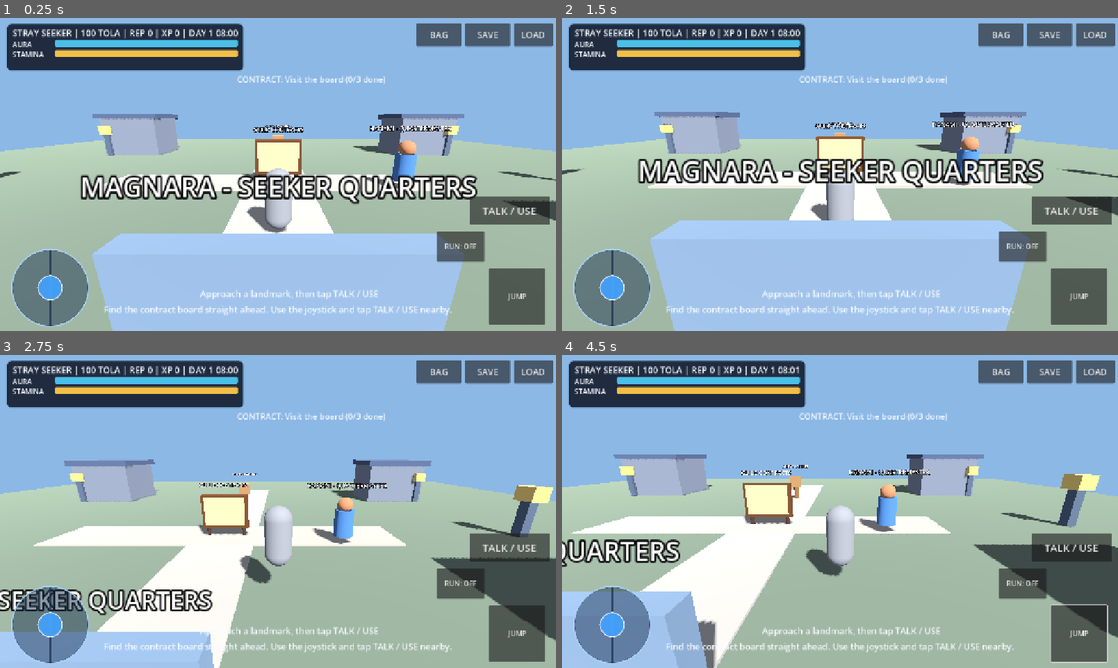
Above: before the commit, frames 1-4 (two rows, left to right).
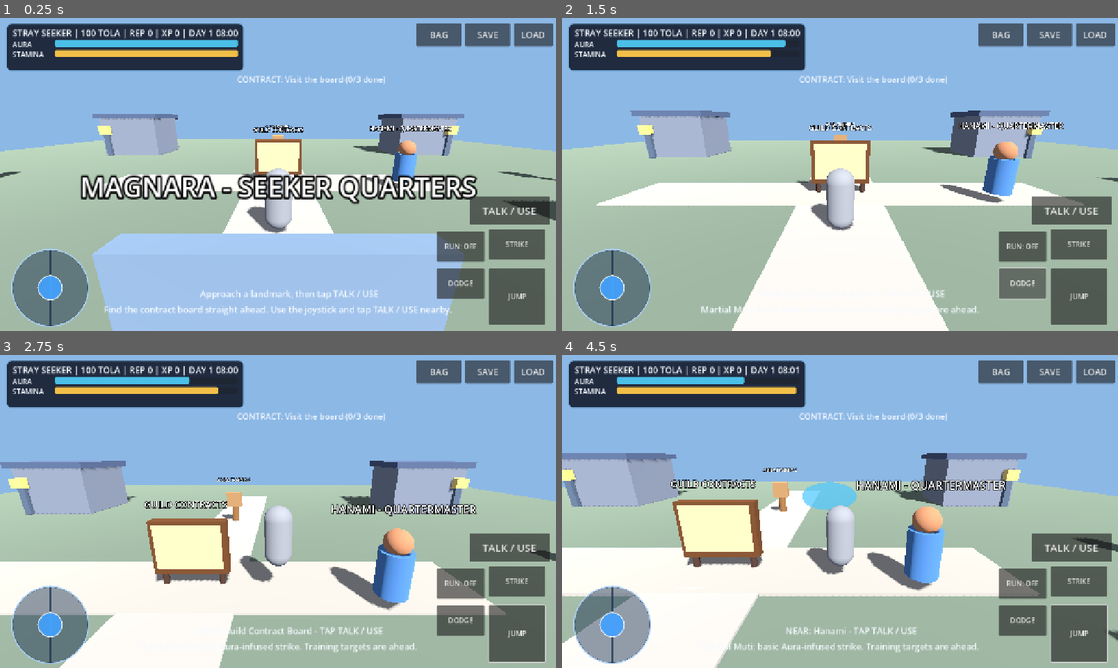
Above: after the commit, the same moments.

Repository: Hazeues12/Seeker-s-Codex-Game
Game: Godot game, scene res://scenes/main.tscn
Same seed, same stepped clock (60 frames per second), same inputs: the game is played once before the commit and once after it.
Inputs (mouse positions are in pixels of both pictures, inside the frame that each line leads up to):
- Up to frame 1 (0.25 s): no input
- Up to frame 2 (1.5 s): click (1079, 243) at 0.5 s, where only the run after the commit has a clickable "STRIKE"; click (1023, 284) at 1.25 s, where only the run after the commit has a clickable "DODGE"
- Up to frame 3 (2.75 s): tap Enter (ui_accept) at 2, 2.27 s; move the mouse to (400, 495) at 2.02 s; hold Right (ui_right) from 2.03 s (still down); hold F from 2.03 s (still down); click (400, 495) at 2.17 s; tap Q at 2.3 s
- Up to frame 4 (4.5 s): release Right (ui_right) at 2.75 s; release F at 2.75 s; drag from (728, 527) to (812, 574) at 2.77 s; click "JUMP" at 3.5 s; move the mouse to (895, 442) at 4.27 s; hold Right (ui_right) from 4.28 s (still down); hold F from 4.28 s (still down)

The runs differ from the first frame. In frame 1, 1.8% of the frame differs, in the area x 78-98%, y 67-90%; in frame 2, 37%, in the area x 0-100%, y 6-100%; in frame 3, 34%; in frame 4, 35%.

Commit message:
V0.34 add mobile Martial strike and dodge prototype

Diff:
--- a/characters/player_controller.gd
+++ b/characters/player_controller.gd
@@ -14,6 +14,12 @@
 var mobile_controls = null
 var wanted_yaw: float = 0.0
 var wanted_pitch: float = 0.0
+
+# V0.34: independent, cooldown-limited prototype Martial actions.
+var attack_cooldown: float = 0.0
+var dodge_cooldown: float = 0.0
+var dodge_time: float = 0.0
+var dodge_direction: Vector3 = Vector3.ZERO
 
 func _ready() -> void:
     mobile_controls = get_tree().get_first_node_in_group("mobile_controls")
@@ -65,14 +71,68 @@
     forward = forward.normalized()
     var direction: Vector3 = (right * input_dir.x - forward * input_dir.y).normalized()
 
+    attack_cooldown = maxf(0.0, attack_cooldown - delta)
+    dodge_cooldown = maxf(0.0, dodge_cooldown - delta)
+    dodge_time = maxf(0.0, dodge_time - delta)
+    var wants_attack: bool = Input.is_key_pressed(KEY_F)
+    var wants_dodge: bool = Input.is_key_pressed(KEY_Q)
+    if is_instance_valid(mobile_controls):
+        wants_attack = mobile_controls.consume_attack() or wants_attack
+        wants_dodge = mobile_controls.consume_dodge() or wants_dodge
+    var hub: Node = get_tree().get_first_node_in_group("hub_manager")
+    var actions_allowed: bool = true
+    if is_instance_valid(hub) and hub.has_method("can_use_combat_actions"):
+        actions_allowed = bool(hub.call("can_use_combat_actions"))
+    if actions_allowed and wants_attack and attack_cooldown <= 0.0 and dodge_time <= 0.0:
+        var strike_allowed: bool = true
+        if is_instance_valid(hub) and hub.has_method("try_martial_strike"):
+            strike_allowed = bool(hub.call("try_martial_strike"))
+        if strike_allowed:
+            attack_cooldown = 0.40
+            _show_martial_pulse(forward)
+    if actions_allowed and wants_dodge and dodge_cooldown <= 0.0 and is_on_floor():
+        var dodge_allowed: bool = true
+        if is_instance_valid(hub) and hub.has_method("try_dodge"):
+            dodge_allowed = bool(hub.call("try_dodge"))
+        if dodge_allowed:
+            dodge_direction = direction if direction.length() > 0.10 else forward
+            dodge_direction = dodge_direction.normalized()
+            dodge_time = 0.19
+            dodge_cooldown = 0.95
+
     var sprint_allowed: bool = true
-    var hub: Node = get_tree().get_first_node_in_group("hub_manager")
     if is_instance_valid(hub) and hub.has_method("can_sprint"):
         sprint_allowed = bool(hub.call("can_sprint"))
     var wants_sprint: bool = Input.is_key_pressed(KEY_SHIFT) or mobile_sprinting
     var speed: float = sprint_speed if wants_sprint and sprint_allowed else walk_speed
     var target: Vector3 = direction * (speed * input_dir.length())
     var rate: float = acceleration if input_dir.length() > 0.05 else braking
-    velocity.x = move_toward(velocity.x, target.x, rate * delta)
-    velocity.z = move_toward(velocity.z, target.z, rate * delta)
+    if dodge_time > 0.0:
+        velocity.x = dodge_direction.x * 11.5
+        velocity.z = dodge_direction.z * 11.5
+    else:
+        velocity.x = move_toward(velocity.x, target.x, rate * delta)
+        velocity.z = move_toward(velocity.z, target.z, rate * delta)
     move_and_slide()
+
+
+func _show_martial_pulse(facing: Vector3) -> void:
+    # A tiny, temporary effect keeps the Web/mobile build lightweight.
+    var pulse := MeshInstance3D.new()
+    pulse.name = "MartialPulse"
+    var sphere := SphereMesh.new()
+    sphere.radius = 0.42
+    sphere.height = 0.84
+    pulse.mesh = sphere
+    var material := StandardMaterial3D.new()
+    material.transparency = BaseMaterial3D.TRANSPARENCY_ALPHA
+    material.shading_mode = BaseMaterial3D.SHADING_MODE_UNSHADED
+    material.albedo_color = Color(0.31, 0.78, 1.0, 0.72)
+    pulse.material_override = material
+    pulse.cast_shadow = GeometryInstance3D.SHADOW_CASTING_SETTING_OFF
+    get_parent().add_child(pulse)
+    pulse.global_position = global_position + Vector3.UP * 1.20 + facing * 1.35
+    pulse.scale = Vector3(0.28, 0.28, 0.28)
+    var effect := create_tween()
+    effect.tween_property(pulse, "scale", Vector3(2.3, 1.15, 1.6), 0.21)
+    effect.tween_callback(pulse.queue_free)
--- a/systems/hub_manager.gd
+++ b/systems/hub_manager.gd
@@ -96,6 +96,46 @@
 
 func can_sprint() -> bool:
     return stamina > 1.0
+
+
+func can_use_combat_actions() -> bool:
+    return is_instance_valid(player) and is_instance_valid(board_panel) and not _any_panel_open()
+
+
+func try_dodge() -> bool:
+    if not can_use_combat_actions():
+        return false
+    if stamina < 18.0:
+        _announce("Dodge needs 18 Stamina. Recover and try again.")
+        return false
+    stamina -= 18.0
+    _refresh_status()
+    return true
+
+
+func try_martial_strike() -> bool:
+    if not can_use_combat_actions():
+        return false
+    if aura < 12.0 or stamina < 4.0:
+        _announce("Martial strike requires 12 Aura and 4 Stamina.")
+        return false
+    aura -= 12.0
+    stamina -= 4.0
+    var near_post: bool = false
+    for spot in locations:
+        if str(spot["id"]) == "dummy":
+            near_post = player.global_position.distance_to(spot["position"]) <= 3.4
+            break
+    if near_post and active_contract == 2 and progress < 3:
+        progress += 1
+        _announce("Martial training strike %d/3. Use the board to claim at 3/3." % progress)
+        _save_game()
+    elif near_post:
+        _announce("Practice strike! Accept Aura Technique Drills at the board to earn rewards.")
+    else:
+        _announce("Martial Muti: basic Aura-infused strike. Training targets are ahead.")
+    _refresh_status()
+    return true
 
 
 func _make_environment() -> void:
--- a/ui/mobile_controls.gd
+++ b/ui/mobile_controls.gd
@@ -4,6 +4,8 @@
 var movement: Vector2 = Vector2.ZERO
 var sprinting: bool = false
 var jump_requested: bool = false
+var attack_requested: bool = false
+var dodge_requested: bool = false
 var camera_drag: Vector2 = Vector2.ZERO
 
 @onready var joystick: Control = $Joystick
@@ -43,6 +45,8 @@
     _place_knob_immediately()
 
     jump_button.pressed.connect(request_jump)
+    $AttackButton.pressed.connect(request_attack)
+    $DodgeButton.pressed.connect(request_dodge)
     sprint_button.toggle_mode = true
     sprint_button.button_pressed = false
     sprint_button.toggled.connect(_on_sprint_toggled)
@@ -80,7 +84,10 @@
     joystick_knob.position = joystick_knob.position.lerp(target, weight)
 
 func _on_action_button(position: Vector2) -> bool:
-    return jump_button.get_global_rect().has_point(position) or sprint_button.get_global_rect().has_point(position)
+    return (jump_button.get_global_rect().has_point(position)
+        or sprint_button.get_global_rect().has_point(position)
+        or $AttackButton.get_global_rect().has_point(position)
+        or $DodgeButton.get_global_rect().has_point(position))
 
 func _update_movement(position: Vector2) -> void:
     var center: Vector2 = joystick.get_global_rect().get_center()
@@ -112,10 +119,30 @@
         return true
     return false
 
+func request_attack() -> void:
+    attack_requested = true
+
+func consume_attack() -> bool:
+    if attack_requested:
+        attack_requested = false
+        return true
+    return false
+
+func request_dodge() -> void:
+    dodge_requested = true
+
+func consume_dodge() -> bool:
+    if dodge_requested:
+        dodge_requested = false
+        return true
+    return false
+
 func release_controls() -> void:
     movement = Vector2.ZERO
     camera_drag = Vector2.ZERO
     jump_requested = false
+    attack_requested = false
+    dodge_requested = false
     pointer_mode = 0
     sprint_button.button_pressed = false
     sprinting = false
--- a/ui/mobile_controls.tscn
+++ b/ui/mobile_controls.tscn
@@ -53,3 +53,27 @@
 offset_right = -165.0
 offset_bottom = -160.0
 text = "RUN"
+
+[node name="AttackButton" type="Button" parent="."]
+layout_mode = 1
+anchor_left = 1.0
+anchor_top = 1.0
+anchor_right = 1.0
+anchor_bottom = 1.0
+offset_left = -155.0
+offset_top = -235.0
+offset_right = -25.0
+offset_bottom = -165.0
+text = "STRIKE"
+
+[node name="DodgeButton" type="Button" parent="."]
+layout_mode = 1
+anchor_left = 1.0
+anchor_top = 1.0
+anchor_right = 1.0
+anchor_bottom = 1.0
+offset_left = -275.0
+offset_top = -145.0
+offset_right = -165.0
+offset_bottom = -75.0
+text = "DODGE"
Not shown, added: docs/V034_FEATURES.md
